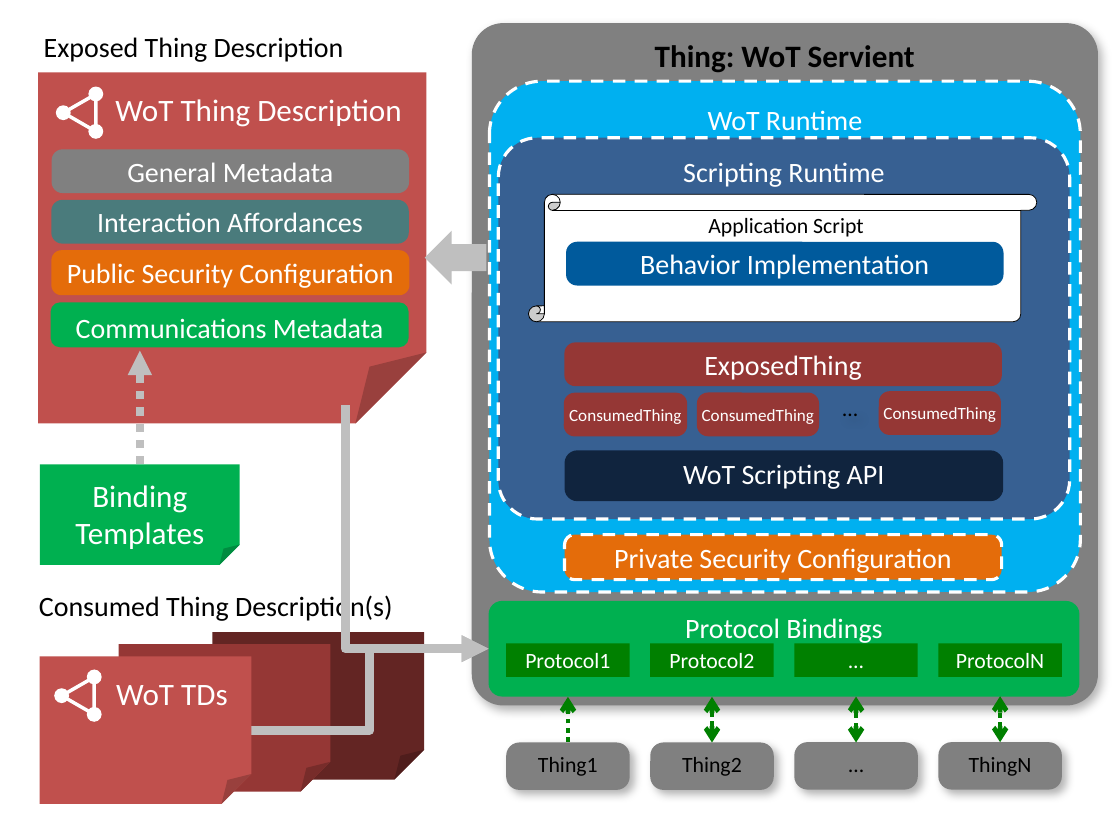
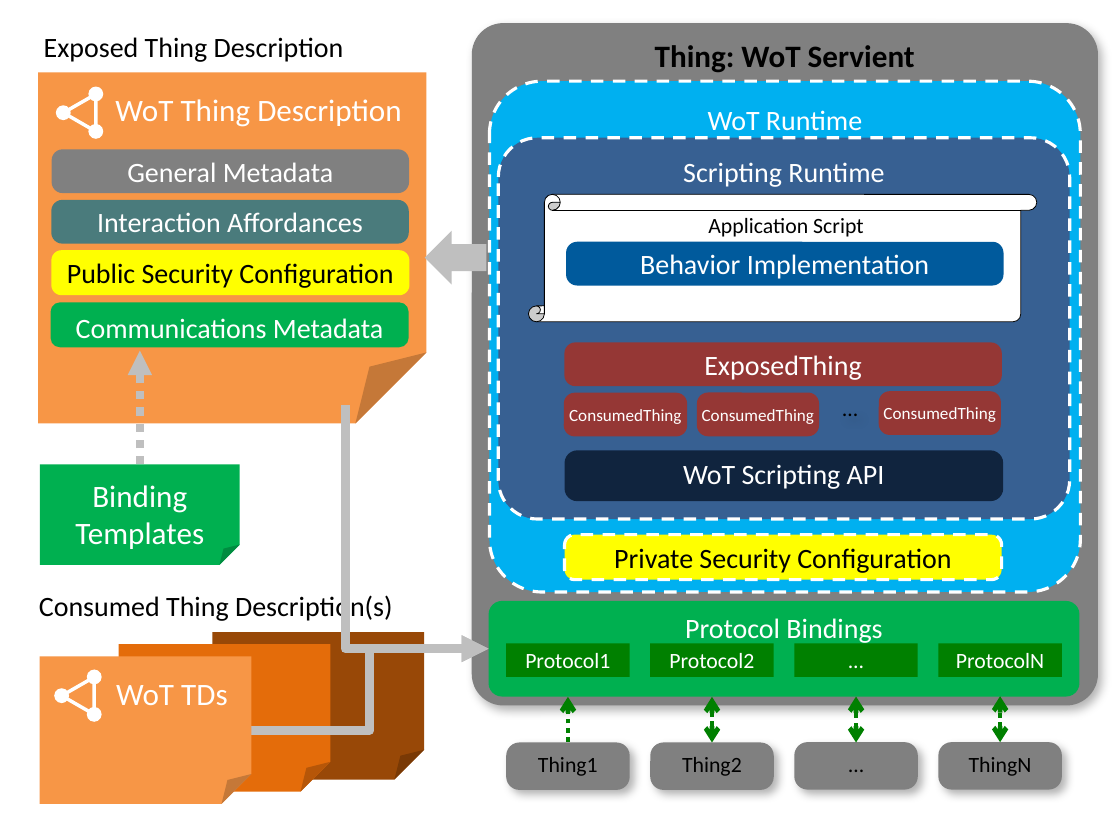
Before and after one commit to w3c/wot-architecture, a slide deck: slide 7 of images/wot-architecture-figures-new2.pptx (slide 9 before the commit). Drawn at 1120x840 pixels with LibreOffice and Linux fonts; fonts in the diff are those of the drawing. Boxes give left, top, right and bottom in pixels: in the first picture for what was removed or moved away, otherwise in the second. Text is boxed around its words. In the diff, an @@ line names an element or a change of style, - is before the commit and + after.

Commit message:
Updates to figures
- Remove "Thing" and "Protocol" boxes
- Use orange for TDs, yellow for Security, as in diagram Matthias updated.
- Figure 25 (building blocks) also updated to remove "Thing" and "Protocol" blocks to be consistent.

```diff
--- a/images/wot-architecture-figures-new2.pptx
+++ b/images/wot-architecture-figures-new2.pptx
@@ folded corner "WoT Thing Description" at [38, 73, 426, 423]: fill #C0504D to #F79646 @@
@@ rounded rectangle "Public Security Configuration" at [52, 250, 410, 295]: text colour #FFFFFF to #000000; fill #E46C0A to #FFFF00 @@
@@ rounded rectangle "Private Security Configuration" at [564, 534, 1001, 579]: text colour #FFFFFF to #000000; fill #E46C0A to #FFFF00 @@
@@ folded corner "WoT TDs" at [39, 656, 251, 804]: fill #C0504D to #F79646 @@
@@ folded corner at [119, 644, 330, 792]: fill #953735 to #E46C0A @@
@@ folded corner at [213, 632, 424, 780]: fill #632523 to #984807 @@
```
Also in this commit, not shown: 7 other slides changed, 1 slide added, 4 slides removed, 3 other files.
